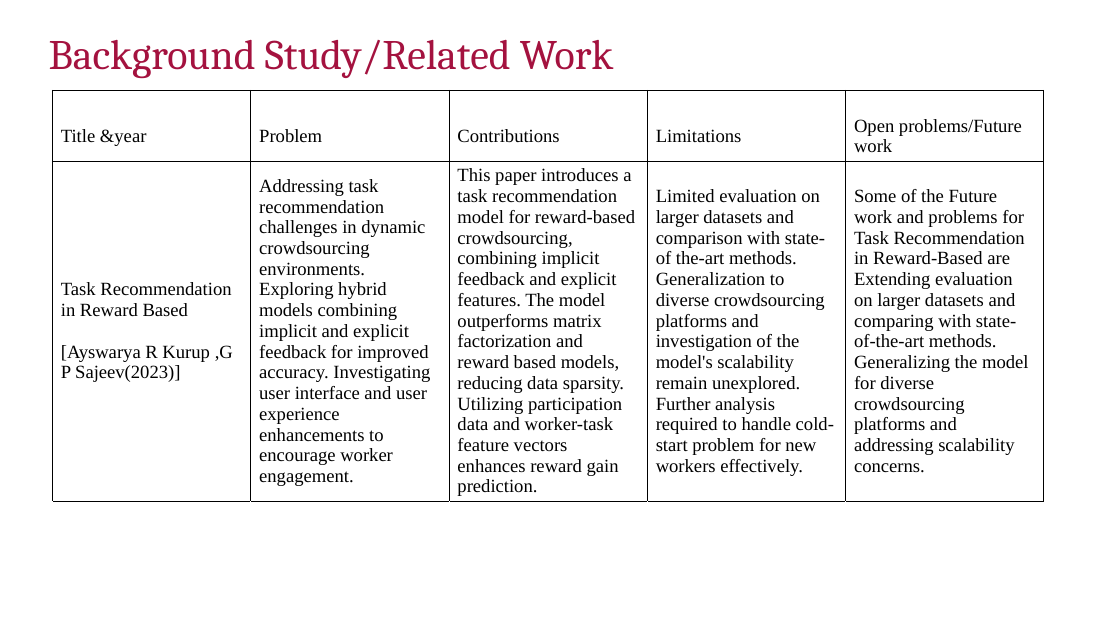
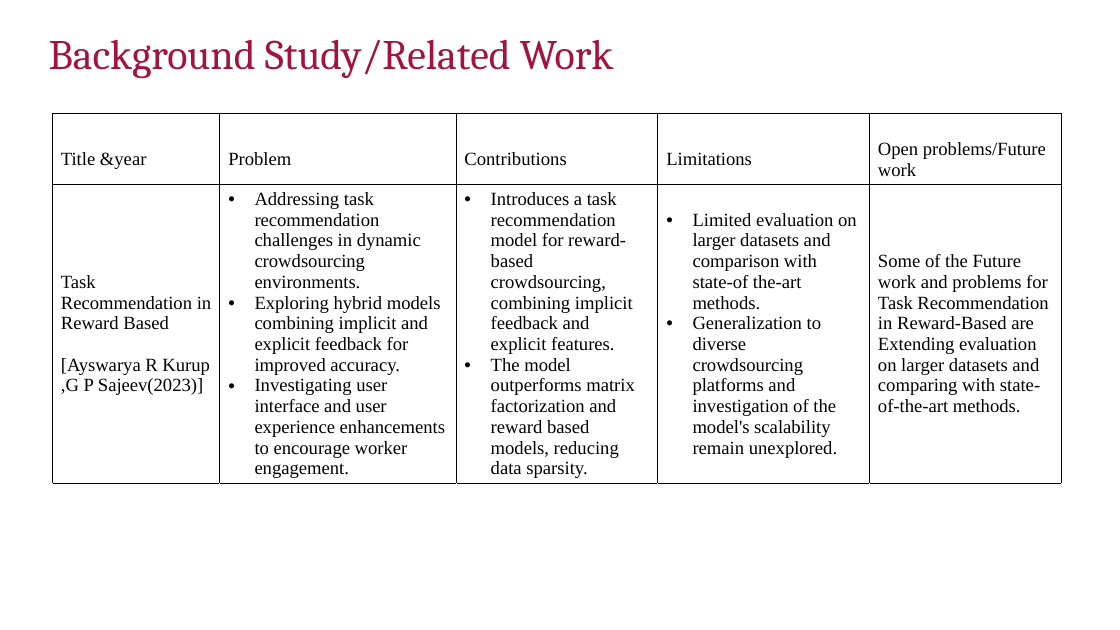
Before and after one commit to manikantathota23/Effective-Task-Allocation-and-Failure-detection, a slide deck: slide 6 of Documentation/First_review_D6.pptx. Drawn at 1120x630 pixels with LibreOffice and Linux fonts; fonts in the diff are those of the drawing; background and template pictures are left out. Boxes give left, top, right and bottom in pixels: in the first picture for what was removed or moved away, otherwise in the second. Text is boxed around its words. In the diff, an @@ line names an element or a change of style, - is before the commit and + after.

```diff
--- a/Documentation/First_review_D6.pptx
+++ b/Documentation/First_review_D6.pptx
@@ table at bbox=[52, 113, 1060, 563] @@
-row 2: Task Recommendation in Reward Based / [Ayswarya R Kurup ,G P Sajeev(2023)] | Addressing task recommendation challenges in dynamic crowdsourcing environments. Exploring hybrid models combining implicit and explicit feedback for improved accuracy. Investigating user interface and user experience enhancements to encourage worker engagement. | This paper introduces a task recommendation model for reward-based crowdsourcing, combining implicit feedback and explicit features. The model outperforms matrix factorization and reward based models, reducing data sparsity. Utilizing participation data and worker-task feature vectors enhances reward gain prediction. | Limited evaluation on larger datasets and comparison with state-of the-art methods. Generalization to diverse crowdsourcing platforms and investigation of the model's scalability remain unexplored. Further analysis required to handle cold-start problem for new workers effectively. | Some of the Future work and problems for Task Recommendation in Reward-Based are Extending evaluation on larger datasets and comparing with state-of-the-art methods. Generalizing the model for diverse crowdsourcing platforms and addressing scalability concerns.
+row 2: Task Recommendation in Reward Based / [Ayswarya R Kurup ,G P Sajeev(2023)] | Addressing task recommendation challenges in dynamic crowdsourcing environments. / Exploring hybrid models combining implicit and explicit feedback for improved accuracy. / Investigating user interface and user experience enhancements to encourage worker engagement. | Introduces a task recommendation model for reward-based crowdsourcing, combining implicit feedback and explicit features. / The model outperforms matrix factorization and reward based models, reducing data sparsity. | Limited evaluation on larger datasets and comparison with state-of the-art methods. / Generalization to diverse crowdsourcing platforms and investigation of the model's scalability remain unexplored. | Some of the Future work and problems for Task Recommendation in Reward-Based are Extending evaluation on larger datasets and comparing with state-of-the-art methods.
@@ table: place and size @@
-table at bbox=[52, 91, 1044, 585]
+table at bbox=[52, 113, 1060, 563]
```
Also in this commit, not shown: 8 other slides changed, 2 slides added, 1 other file.
